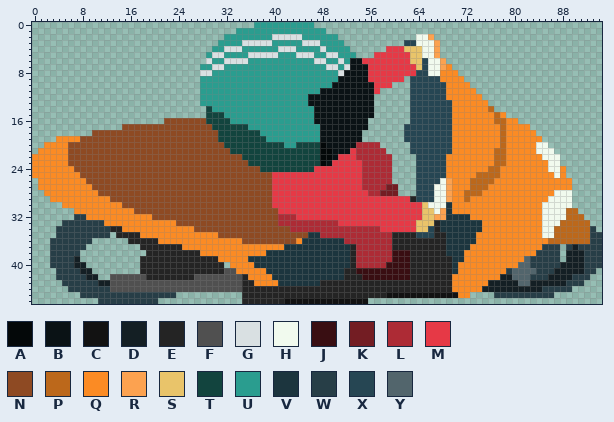
Two versions of one sprite sheet, images/motorbikewithoutlight-motorbikewithoutlight1-000.png. Above, as it was before the edit.
The file is 95x47 pixels.
Palette (. is transparent): A #040809  B #0a1215  C #121212  D #141f24  E #242424  F #505050  G #d9e0e2  H #f1faee  J #390e12  K #731d23  L #ad2b35  M #e63946  N #8e4a23  P #bc681b  Q #fb8b24  R #fca250  S #e9c46a  T #12443e  U #2a9d8f  V #1c353e  W #273e47  X #264653  Y #52656c
Pixels before (only the part around the change), first column x 79:
11 ................
12 ................
13 ................
14 ................
15 ................
16 QQ..............
17 QQQQ............
18 QQQQQ...........
19 QQQQQQ..........
20 QQQQQHH.........
21 QQQQQHHH........
22 QQQQQQHHH.......
23 QQQQQQQHH.......
24 QQQQQQQHHQ......
25 QQQQQQQQHQ......
26 QQQQQQQQQQQ.....
27 QQQQQQQQQQQ.....
28 QQQQQQQQHHH.....
29 QQQQQQQHHHH.....
30 QQQQQQHHHHH.....
31 QQQQQQHHHHPP....
32 QQQQQQHHHHPPP...
33 QQQQQQHHHPPPPP..
34 QQQQQQHHPPPPPPW.
35 QQQQQQHHPPPPPPWW
36 QQQQQQQPPPPPPPWW
37 QQQQQQWWW.WDWWWW
38 QQQQQWWWW.DDDWWW
39 QQQYWWWWW.DDDWWW
40 QQYYWWWWWDDDDWWW
41 WYYYYWWWDDDDDWW.
42 DYYYWWWDDDDWWW..
Once edited:
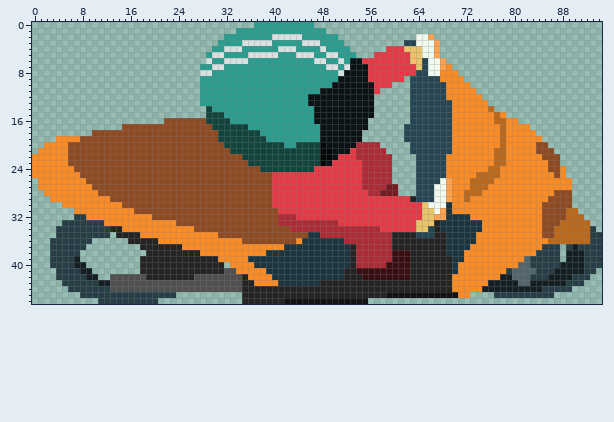
The edit:
Changed rows in their new state; - is an unchanged pixel.
first column x 84:
20 NN----
21 NNN---
22 -NNN--
23 --NN--
24 --NN--
25 ---N--
28 ---NNN
29 --NNNN
30 -NNNNN
31 -NNNN-
32 -NNNN-
33 -NNN--
34 -NN---
35 -NN---
Where, in picture pixels (left, top, right, bottom), the same in both pictures:
changed: (536, 142, 572, 238)
